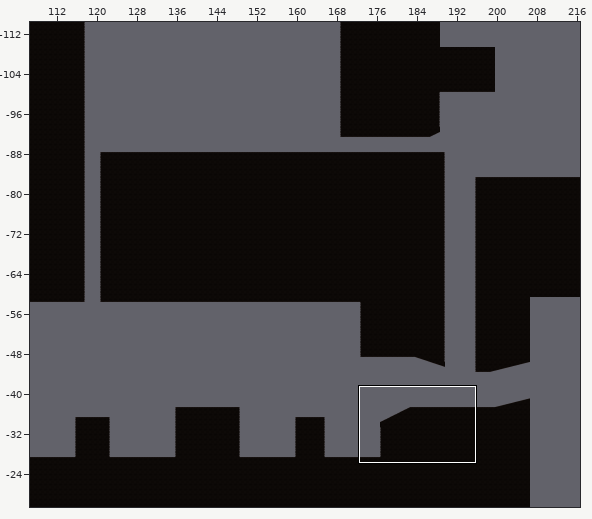
A Tiled map gets an edit: Assets/Tiled/Level1TileMap/map1-1.tmx. The first picture is a wide view before the edit; the outline marks the close-up.
Close-up. First the earlier version:
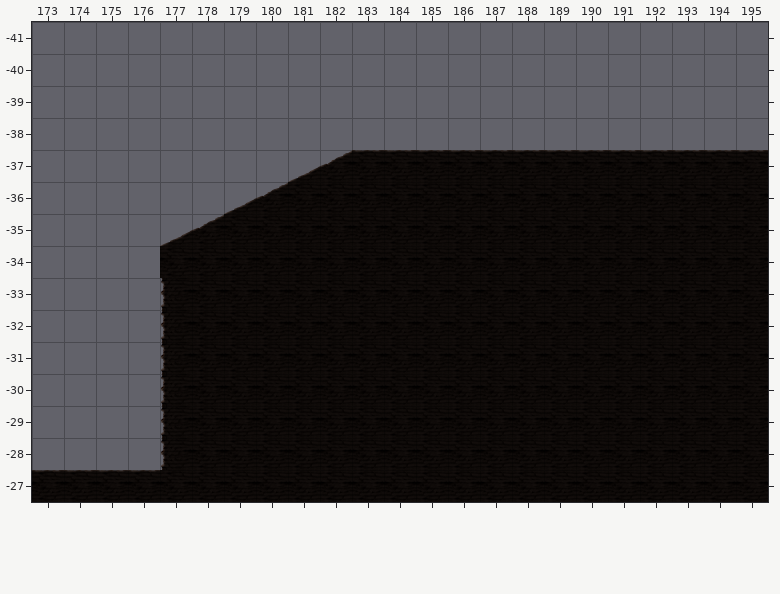
Cells are 256x256 px. Shown: x 173..195, y -41..-27.
The same view after the edit:
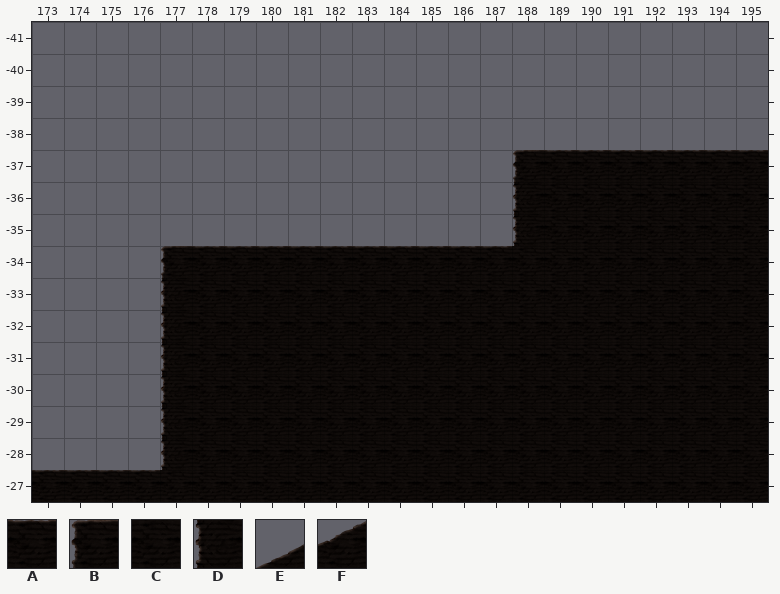
Key: from "Level1 Tileset": A 0, B 1, C 8, D 9, E 19, F 20.
_ is an empty cell.
Edits made:
Layer "ground":
y -37: x 181..188 EFAAAAAA -> _______B
y -36: x 179..188 EFCCCCCCCC -> _________D
y -35: x 177..188 EFCCCCCCCCCC -> ___________D
y -34: x 177..187 CCCCCCCCCCC -> BAAAAAAAAAA
Where, in picture pixels (left, top, right, bottom), the same in both close-ups:
changed: (160, 150, 540, 278)
